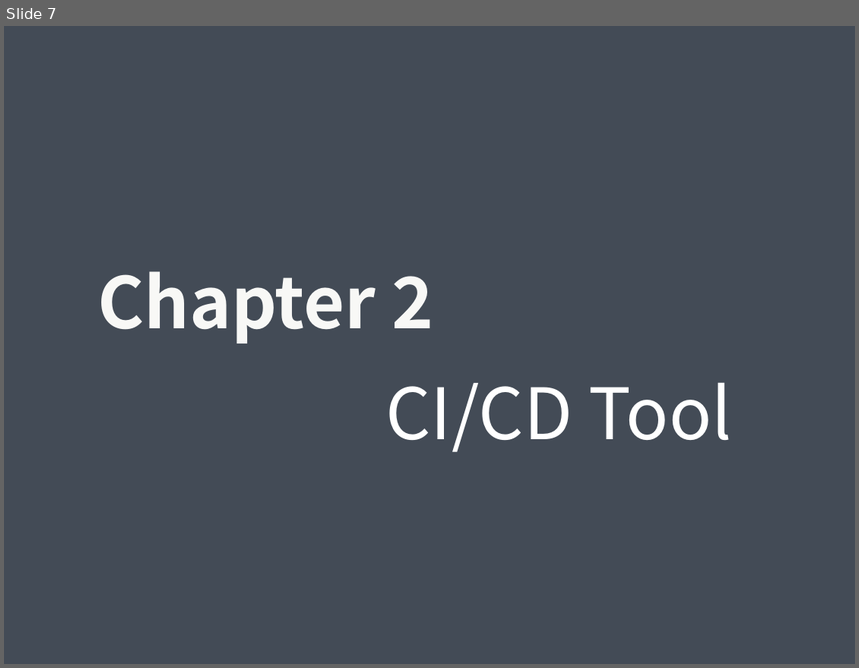
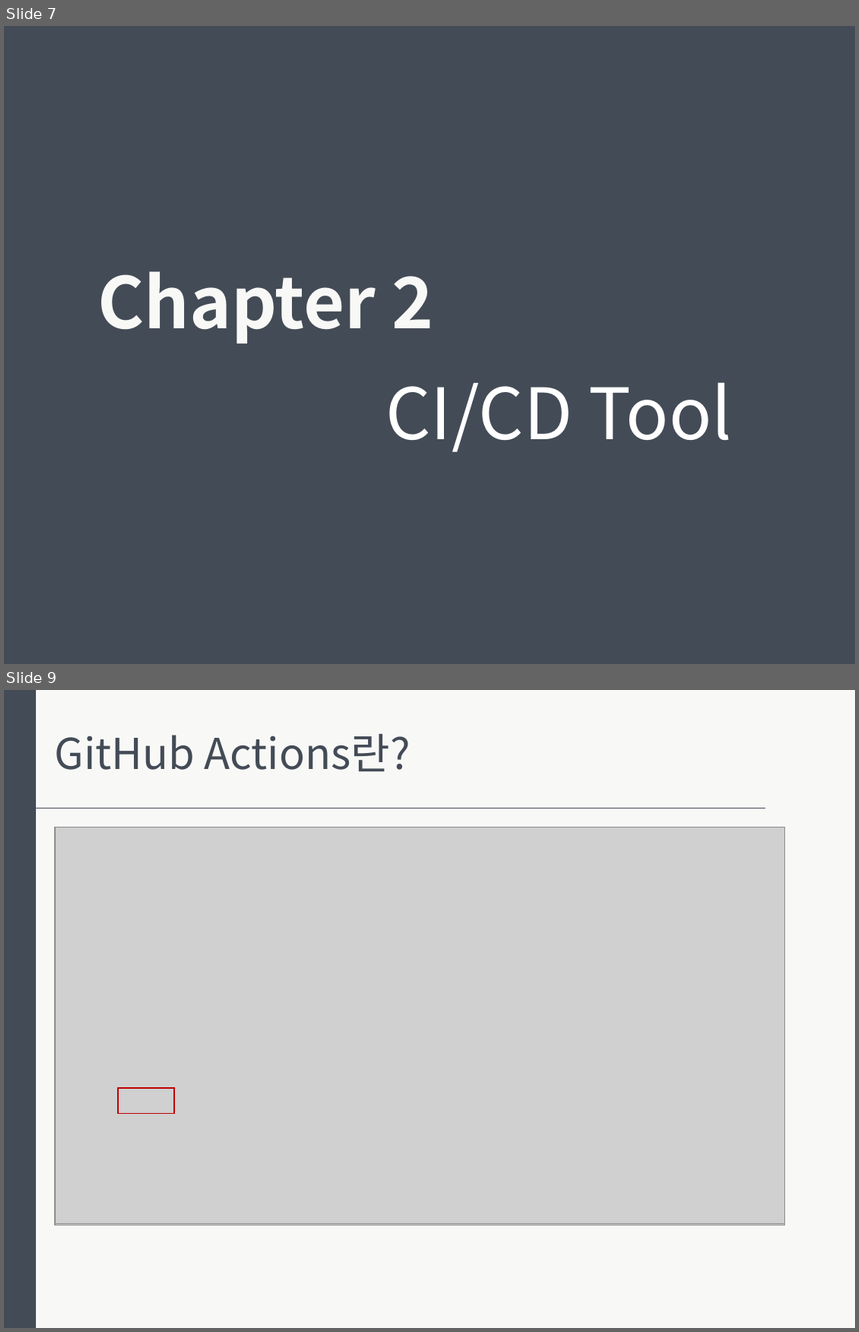
Before and after one commit to Taeyoung1005/CI-CD_tutorial, a slide deck: Github Actions.pptx. Shown one above the other, each under a label of ours: slide 7 before the commit, slides 7 and 9 after it; the slides between them are not shown. The pictures are 859x668 and 859x1332 pixels, drawn with LibreOffice and Linux fonts; fonts in the diff are those of the drawing; grey boxes stand for pictures. Boxes give left, top, right and bottom in pixels: in the first picture for what was removed or moved away, otherwise in the second. Text is boxed around its words. In the diff, an @@ line names an element or a change of style, - is before the commit and + after.

```diff
--- a/Github Actions.pptx
+++ b/Github Actions.pptx
@@ slide 9 added at (x1=4, y1=690, x2=855, y2=1328), background #F8F8F6 @@
@@ rectangle added at (x1=4, y1=690, x2=37, y2=1328), fill #434B56 @@
@@ text added at (x1=55, y1=733, x2=411, y2=772), 36 pt, text #434B56 @@
+GitHub Actions란?
@@ line added from (37, 809) to (766, 809), #434B56 0.5 pt @@
@@ picture added at (x1=55, y1=827, x2=785, y2=1225) @@
@@ picture added at (x1=55, y1=827, x2=785, y2=1224) @@
@@ rectangle added at (x1=118, y1=1088, x2=174, y2=1114), outline #C00000 1 pt @@
```
Also in this commit, not shown: 5 other slides added, 1 slide removed, 2 other files.
